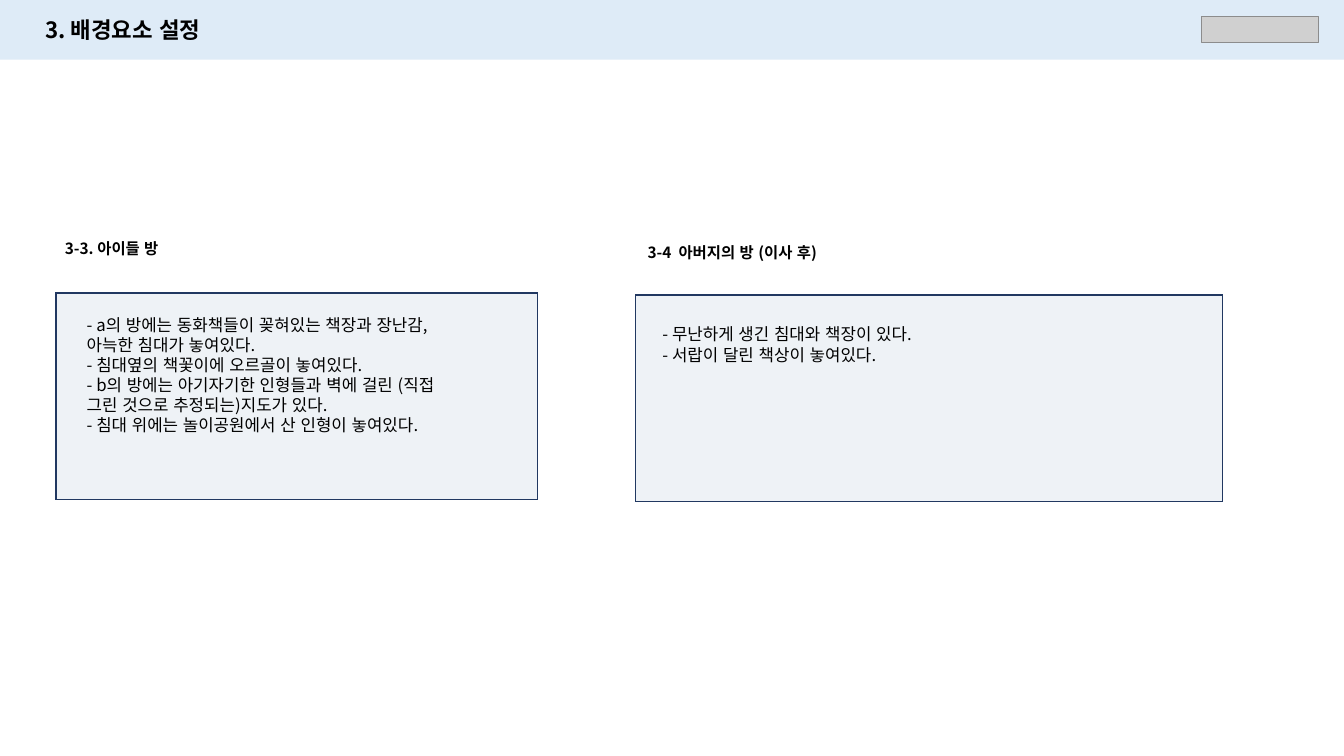
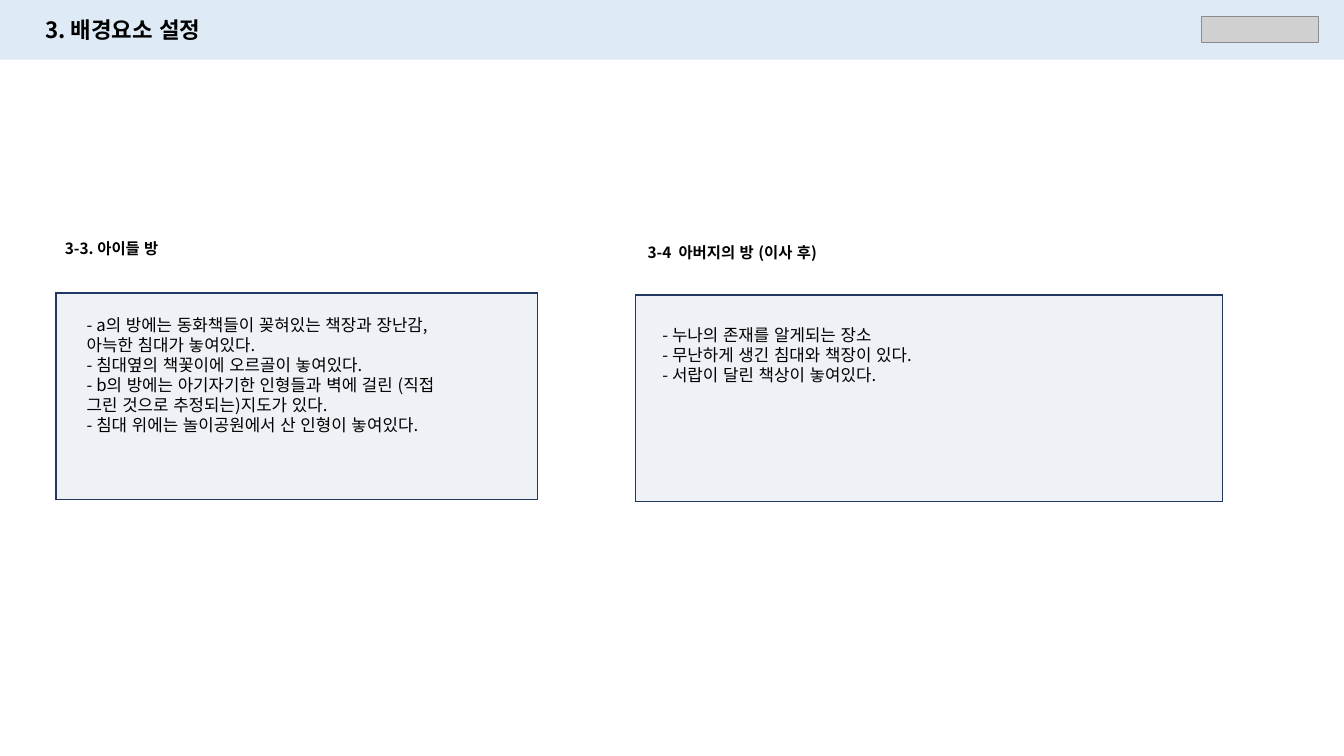
Before and after one commit to PerfectEgg/-Receivers, a slide deck: slide 14 of 캐릭터 설정_v1.02.pptx (slide 17 before the commit). Drawn at 1344x756 pixels with LibreOffice and Linux fonts; fonts in the diff are those of the drawing; grey boxes stand for pictures. Boxes give left, top, right and bottom in pixels: in the first picture for what was removed or moved away, otherwise in the second. Text is boxed around its words. In the diff, an @@ line names an element or a change of style, - is before the commit and + after.

```diff
--- a/캐릭터 설정_v1.02.pptx
+++ b/캐릭터 설정_v1.02.pptx
@@ text at (672,327,872,343): paragraph added @@
+- 누나의 존재를 알게되는 장소
```
Also in this commit, not shown: 6 other slides changed, 1 slide added, 3 slides removed, 1 other file.
